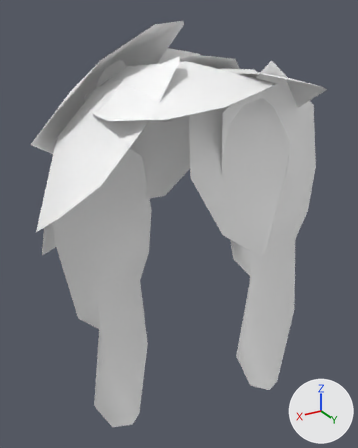
The FBX model SomeMagicalFairyApothecary/Assets/Props/Foliage/SM_Vine_3.fbx, before and after one commit.
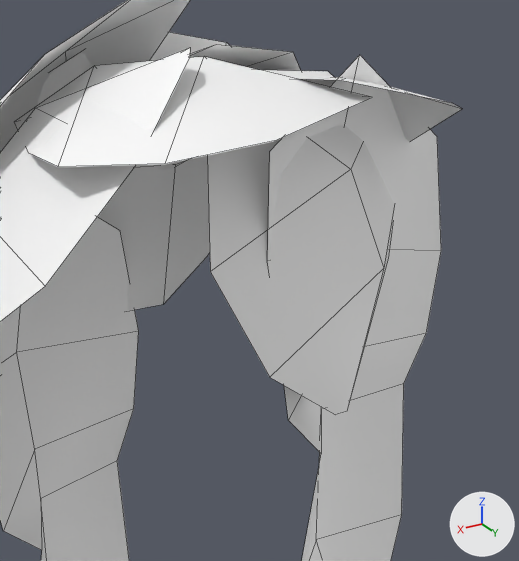
Old and new are each drawn whole from a 50 mm lens placed at (0.663, 1.074, 0.63), pointed at (-0.002, -0.036, 0.075) and again close up on the part from 21% to 100% of the width and 7% to 75% of the height. Every picture has the same lights, and +X, +Y and +Z are marked at lower right. The first two pictures are the older version. The close-ups show mesh edges as thin lines. Where no turn or scale is listed for an object, it has been applied to the vertices.

The first close-up shows 'SM_Vine_3'.
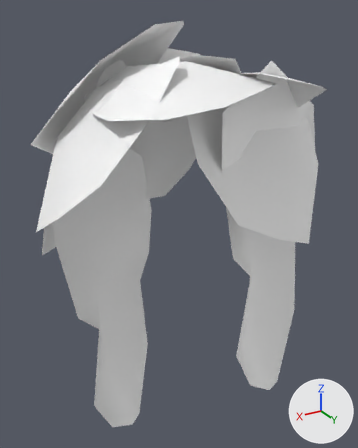
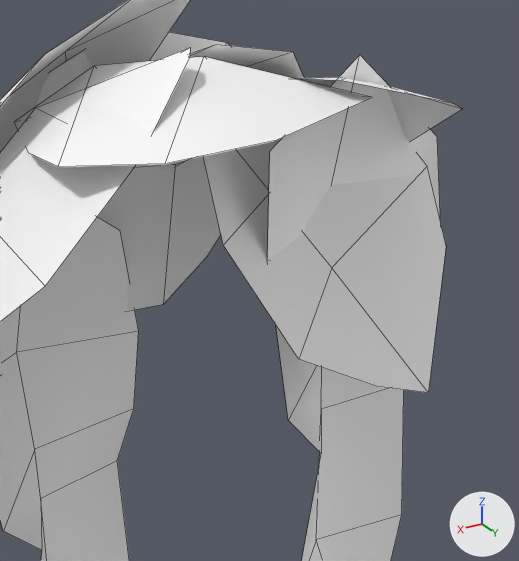
Edits to the bpy script that builds the scene:
```text
Change me_mesh:
    where me_mesh.from_pydata(...)  # 132 vertices, 68 faces; spans x -0.418..0.418, y -0.298..0.298, z -0.608..0.608
    used by ob_sm_vine_3; location = (0.0, 0.0, 0.0)
    me_mesh part 1: the loose piece of 12 vertices spanning x -0.321..0.111, y 0.016..0.229, z 0.061..0.513 is multiplied about its middle by the matrix ((0.472, 0.652, -0.593), (0.772, -0.631, -0.079), (-0.426, -0.42, -0.801)), then moved by (0.0, 0.052, 0.048)
```

Changed parts and their boxes (x1, y1, x2, y2) in the close-ups (519 x 561 px; the box of a moved part takes in the faces that stretch with it):
part 1 of me_mesh, moved or reshaped: before (207, 70, 395, 414); after (203, 138, 446, 393)
